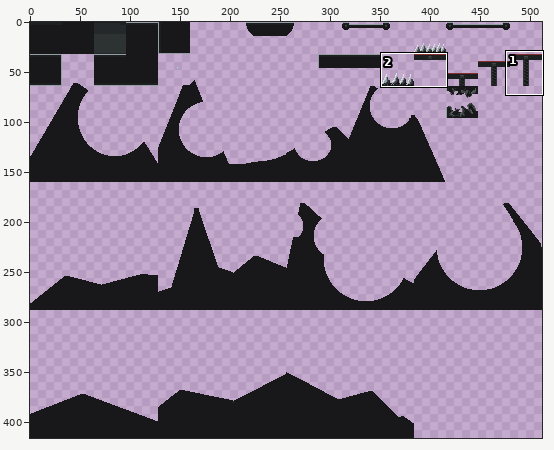
Edited in one commit: sprite sheet (assets/tileset/background_00.png). Above, an overview of the earlier version with the close-up marked.
Close-up. Before:
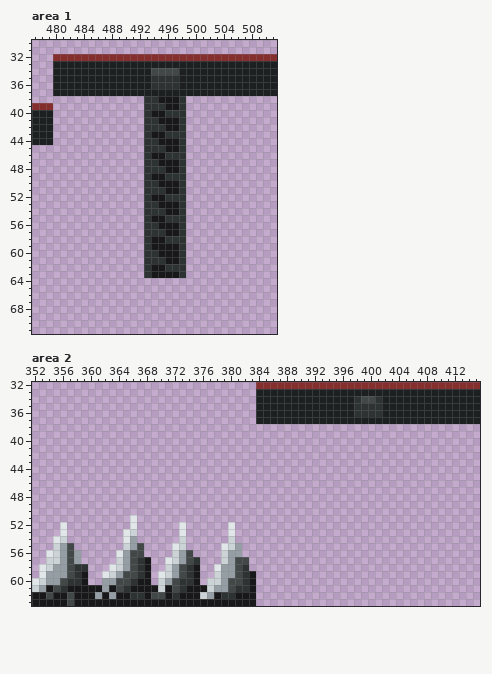
The file is 512x416 pixels. Colours within 5 levels of each other are drawn and written as one. Shown: area 1: x 477..511, y 30..71; area 2: x 352..415, y 32..63.
The result:
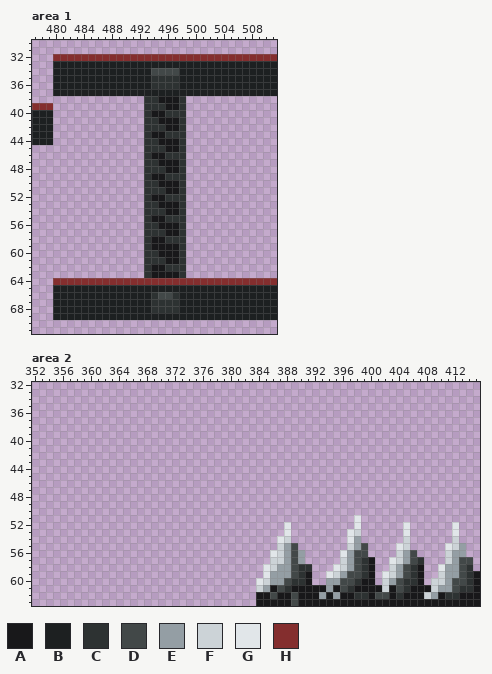
Palette (. is transparent): A #18181a  B #1d2021  C #2d3232  D #424848  E #949ea4  F #ccd3d7  G #e1e6e9  H #842e2e
Difference:
--- area 1
@@ x 477..511 @@
 63 ................CAAAAC.............
-64 ...................................
-65 ...................................
-66 ...................................
-67 ...................................
-68 ...................................
-69 ...................................
+64 ...HHHHHHHHHHHHHHHHHHHHHHHHHHHHHHHH
+65 ...BBBBBBBBBBBBBBBBBBBBBBBBBBBBBBBB
+66 ...BBBBBBBBBBBBBBCDDCBBBBBBBBBBBBBB
+67 ...BBBBBBBBBBBBBBCCCCBBBBBBBBBBBBBB
+68 ...BBBBBBBBBBBBBBCCCCBBBBBBBBBBBBBB
+69 ...BBBBBBBBBBBBBBBBBBBBBBBBBBBBBBBB
 70 ...................................
--- area 2
@@ x 382..415 @@
-32 ..HHHHHHHHHHHHHHHHHHHHHHHHHHHHHHHH
-33 ..BBBBBBBBBBBBBBBBBBBBBBBBBBBBBBBB
-34 ..BBBBBBBBBBBBBBCDDCBBBBBBBBBBBBBB
-35 ..BBBBBBBBBBBBBBCCCCBBBBBBBBBBBBBB
-36 ..BBBBBBBBBBBBBBCCCCBBBBBBBBBBBBBB
-37 ..BBBBBBBBBBBBBBBBBBBBBBBBBBBBBBBB
+32 ..................................
+33 ..................................
+34 ..................................
+35 ..................................
+36 ..................................
+37 ..................................
 38 ..................................
@@ x 352..415 @@
 50 ................................................................
-51 ..............G.................................................
-52 ....G.........G......G......G...................................
-53 ....G........GF......G......G...................................
-54 ...GF........GE......F......F...................................
-55 ...FED.......FED....GF.....GFE..................................
-56 ..GFEDE.....GEDD....FED....FEE..................................
-57 ..FFEDE.....FEDCA..GFEDC...FEDD.................................
-58 .GFEEDCC...GFEDCA..FEDCA..GEEDC.................................
-59 .GEEEDCA..GFEDDCA.GFEDCA..FEEDCA................................
-60 GFEEDCCA..EEDDCAA.FEDCCA.FFEDDCA................................
-61 FEADCAAAAAEADCAAAAFADCAAAFEEDCCA................................
-62 AADAADAAAEAEAACCADDACAAAFEACCAAA................................
-63 AAAAADAAAAAAAAAAAAAAAAAAAAAAAAAA................................
+51 ..............................................G.................
+52 ....................................G.........G......G......G...
+53 ....................................G........GF......G......G...
+54 ...................................GF........GE......F......F...
+55 ...................................FED.......FED....GF.....GFE..
+56 ..................................GFEDE.....GEDD....FED....FEE..
+57 ..................................FFEDE.....FEDCA..GFEDC...FEDD.
+58 .................................GFEEDCC...GFEDCA..FEDCA..GEEDC.
+59 .................................GEEEDCA..GFEDDCA.GFEDCA..FEEDCA
+60 ................................GFEEDCCA..EEDDCAA.FEDCCA.FFEDDCA
+61 ................................FEADCAAAAAEADCAAAAFADCAAAFEEDCCA
+62 ................................AADAADAAAEAEAACCADDACAAAFEACCAAA
+63 ................................AAAAADAAAAAAAAAAAAAAAAAAAAAAAAAA
